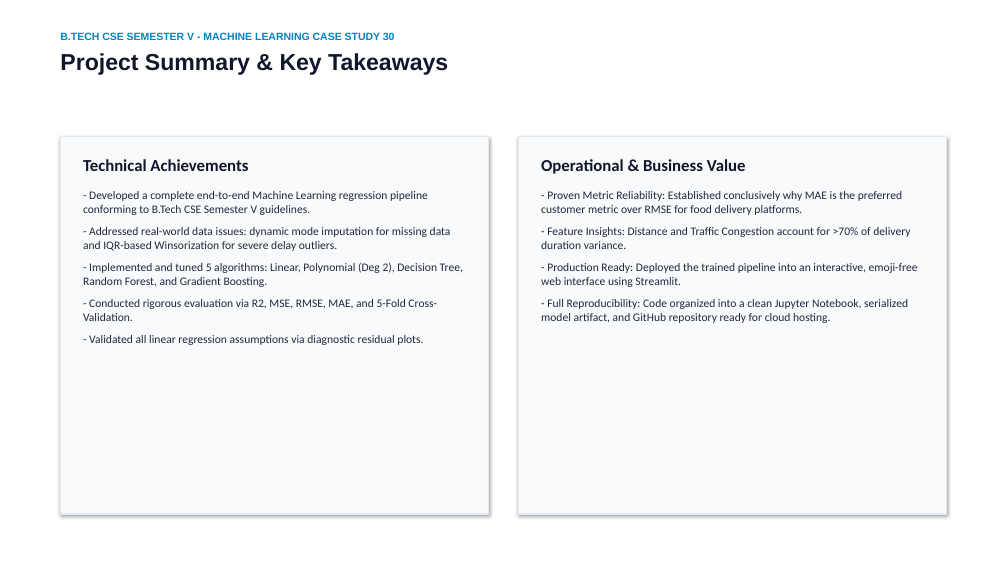
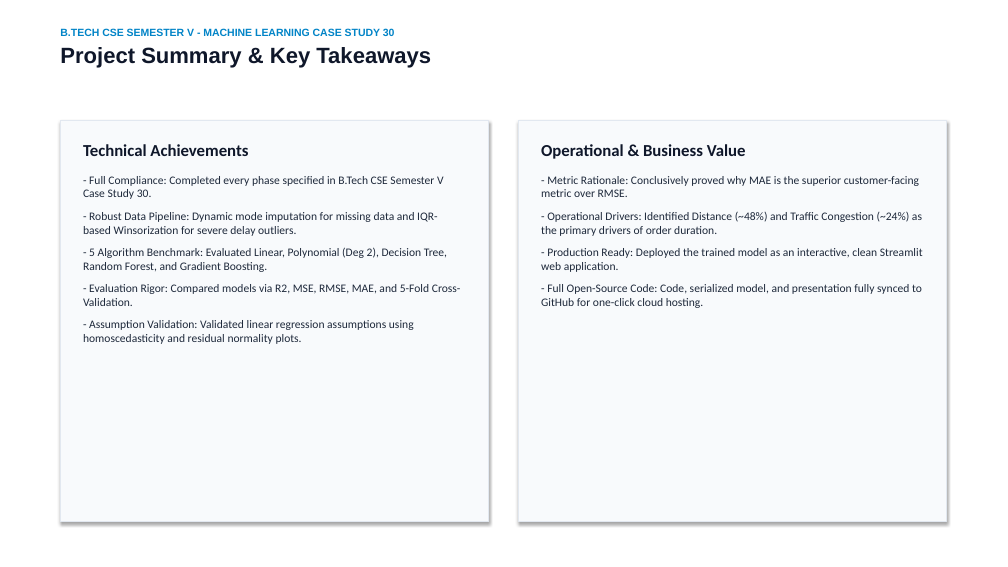
Before and after one commit to Rizwan2611/food-delivery-time-prediction, a slide deck: slide 16 of Food_Delivery_Time_Prediction_Presentation.pptx. Drawn at 1008x567 pixels with LibreOffice and Linux fonts; fonts in the diff are those of the drawing. Boxes give left, top, right and bottom in pixels: in the first picture for what was removed or moved away, otherwise in the second. Text is boxed around its words. In the diff, an @@ line names an element or a change of style, - is before the commit and + after.

```diff
--- a/Food_Delivery_Time_Prediction_Presentation.pptx
+++ b/Food_Delivery_Time_Prediction_Presentation.pptx
@@ text "B.TECH CSE SEMESTER V - ..." at box(60, 28, 431, 68): size 22 to 21 pt in "Project Summary & Key Takeaways"; less space between paragraphs @@
@@ rectangle: place and size @@
-rectangle at box(60, 136, 488, 514)
+rectangle at box(60, 121, 488, 522)
@@ text "Technical Achievements": place and size @@
-text "Technical Achievements" at box(83, 159, 463, 345)
+text "Technical Achievements" at box(83, 144, 461, 344)
@@ rectangle: place and size @@
-rectangle at box(519, 136, 947, 514)
+rectangle at box(519, 121, 947, 522)
@@ text "Operational & Business Value": place and size @@
-text "Operational & Business Value" at box(541, 159, 918, 323)
+text "Operational & Business Value" at box(541, 144, 923, 308)
@@ text at box(83, 176, 461, 344): text changed @@
-- Developed a complete end-to-end Machine Learning regression pipeline conforming to B.Tech CSE Semester V guidelines.
-- Addressed real-world data issues: dynamic mode imputation for missing data and IQR-based Winsorization for severe delay outliers.
-- Implemented and tuned 5 algorithms: Linear, Polynomial (Deg 2), Decision Tree, Random Forest, and Gradient Boosting.
-- Conducted rigorous evaluation via R2, MSE, RMSE, MAE, and 5-Fold Cross-Validation.
-- Validated all linear regression assumptions via diagnostic residual plots.
+- Full Compliance: Completed every phase specified in B.Tech CSE Semester V Case Study 30.
+- Robust Data Pipeline: Dynamic mode imputation for missing data and IQR-based Winsorization for severe delay outliers.
+- 5 Algorithm Benchmark: Evaluated Linear, Polynomial (Deg 2), Decision Tree, Random Forest, and Gradient Boosting.
+- Evaluation Rigor: Compared models via R2, MSE, RMSE, MAE, and 5-Fold Cross-Validation.
+- Assumption Validation: Validated linear regression assumptions using homoscedasticity and residual normality plots.
@@ text at box(541, 176, 923, 308): text changed @@
-- Proven Metric Reliability: Established conclusively why MAE is the preferred customer metric over RMSE for food delivery platforms.
-- Feature Insights: Distance and Traffic Congestion account for >70% of delivery duration variance.
-- Production Ready: Deployed the trained pipeline into an interactive, emoji-free web interface using Streamlit.
-- Full Reproducibility: Code organized into a clean Jupyter Notebook, serialized model artifact, and GitHub repository ready for cloud hosting.
+- Metric Rationale: Conclusively proved why MAE is the superior customer-facing metric over RMSE.
+- Operational Drivers: Identified Distance (~48%) and Traffic Congestion (~24%) as the primary drivers of order duration.
+- Production Ready: Deployed the trained model as an interactive, clean Streamlit web application.
+- Full Open-Source Code: Code, serialized model, and presentation fully synced to GitHub for one-click cloud hosting.
```
Also in this commit, not shown: 10 other slides changed, 5 slides added, 5 slides removed, 14 other files.
